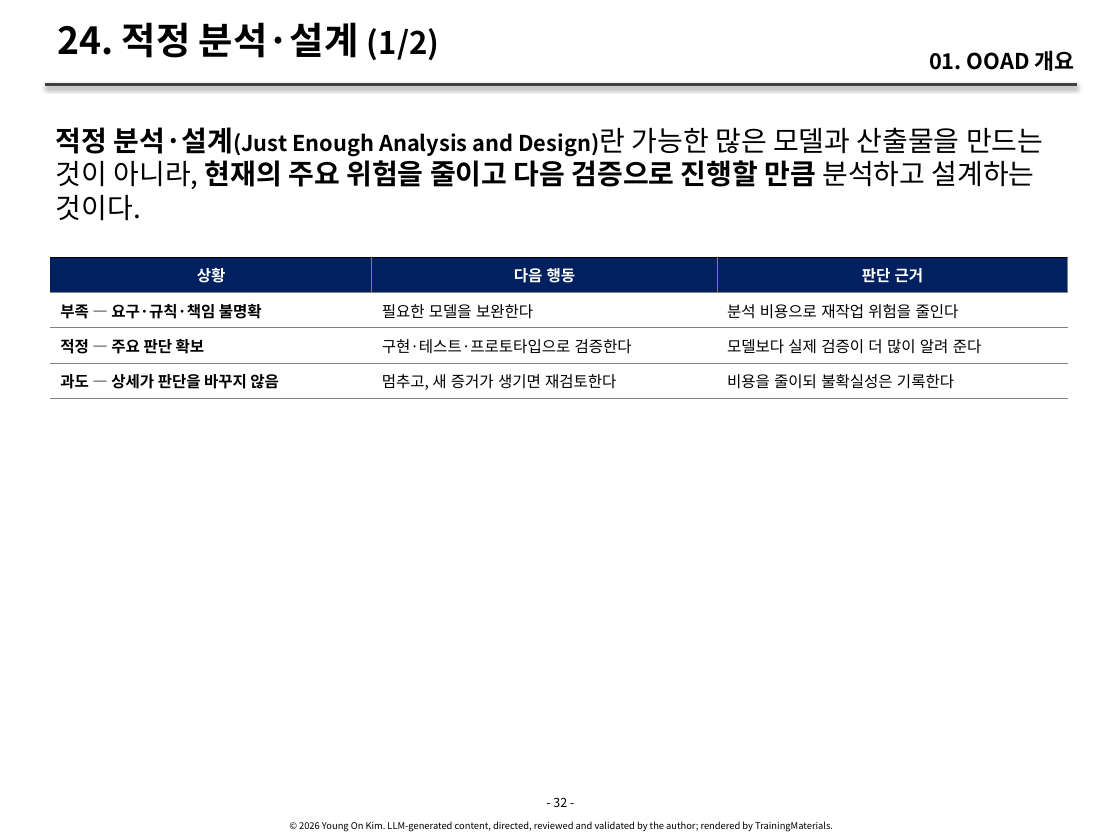
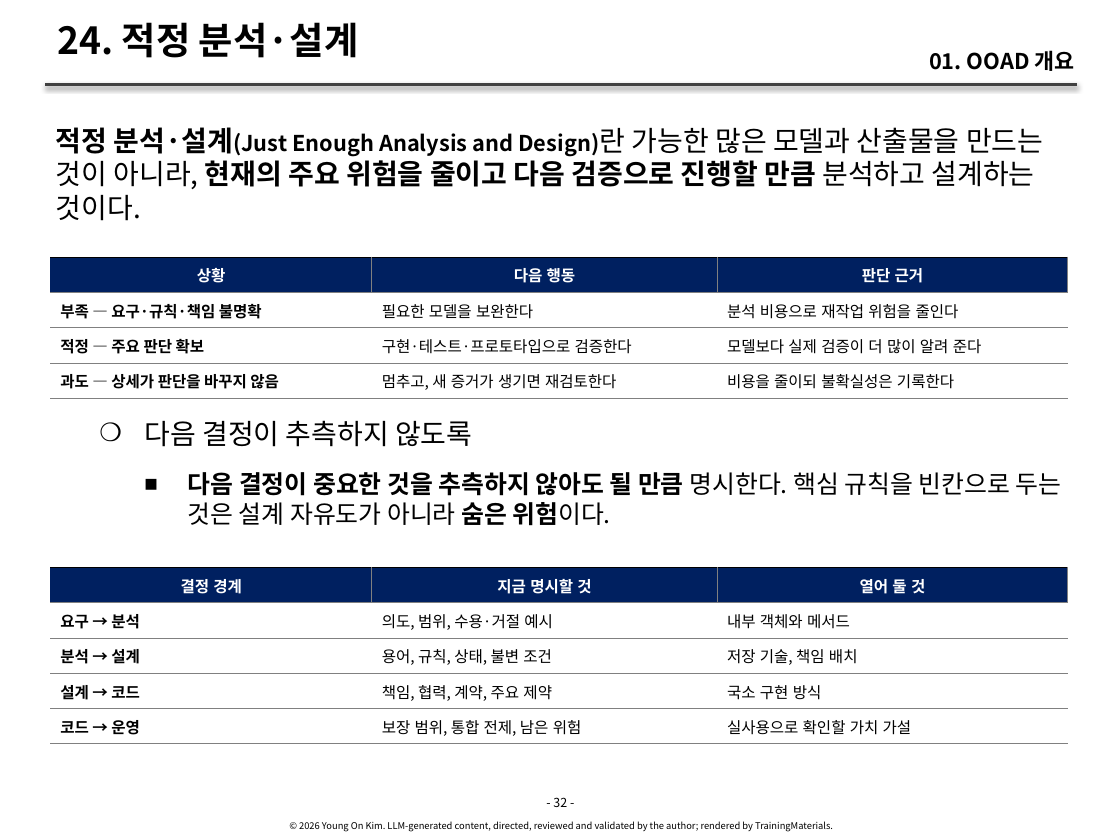
Before and after one commit to YoungSan77/TrainingMaterials, a slide deck: slide 32 of courses/ooad/sessions/s01.pptx. Drawn at 1120x840 pixels with LibreOffice and Linux fonts; fonts in the diff are those of the drawing. Boxes give left, top, right and bottom in pixels: in the first picture for what was removed or moved away, otherwise in the second. Text is boxed around its words. In the diff, an @@ line names an element or a change of style, - is before the commit and + after.

```diff
--- a/courses/ooad/sessions/s01.pptx
+++ b/courses/ooad/sessions/s01.pptx
@@ title at (57, 22, 358, 58): text changed @@
-24. 적정 분석·설계 (1/2)
+24. 적정 분석·설계
@@ text added at (144, 420, 1062, 526), 16 pt, text #000000 @@
+    ❍ 다음 결정이 추측하지 않도록
+      ■ 다음 결정이 중요한 것을 추측하지 않아도 될 만큼 명시한다. 핵심 규칙을 빈칸으로 두는 것은 설계 자유도가 아니라 숨은 위험이다.
@@ table added at (50, 568, 1067, 840), 5 rows, 3 columns @@
+결정 경계 | 지금 명시할 것 | 열어 둘 것
+요구 → 분석 | 의도, 범위, 수용·거절 예시 | 내부 객체와 메서드
+분석 → 설계 | 용어, 규칙, 상태, 불변 조건 | 저장 기술, 책임 배치
+설계 → 코드 | 책임, 협력, 계약, 주요 제약 | 국소 구현 방식
+코드 → 운영 | 보장 범위, 통합 전제, 남은 위험 | 실사용으로 확인할 가치 가설
```
Also in this commit, not shown: 15 other slides changed, 1 slide removed, 19 other files.
